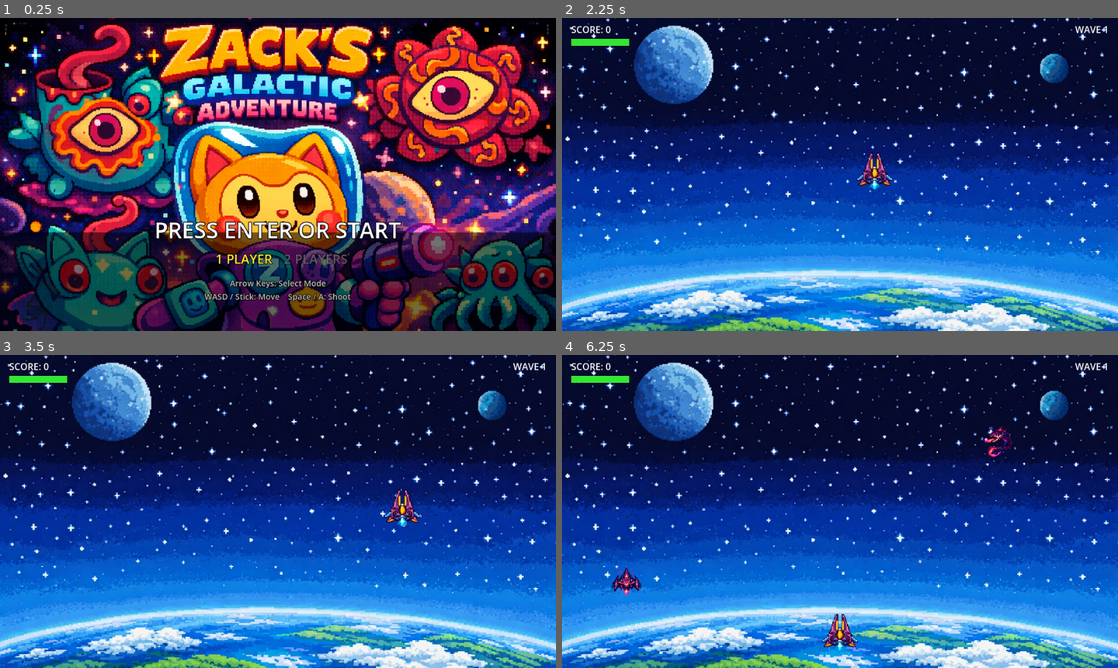
Above: before the commit, frames 1-4 (two rows, left to right).
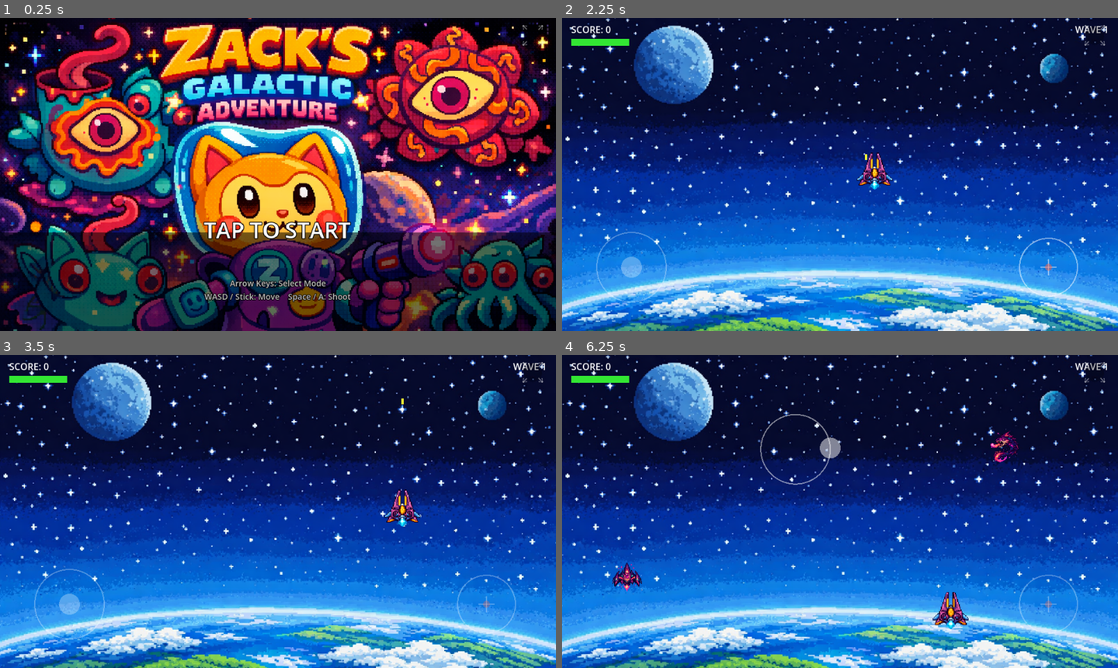
Above: after the commit, the same moments.

Repository: dhalarewich/zack
Game: Godot game, scene res://scenes/main.tscn
The game is run twice, just before and just after one commit, with the same random seed, the same clock (stepped at 60 frames per second) and the same inputs. Sound files missing from this copy of the repository are replaced by a short silence.
Inputs (mouse positions are in pixels of both pictures, inside the frame that each line leads up to):
- Up to frame 1 (0.25 s): no input
- Up to frame 2 (2.25 s): tap Enter (accept) at 0.5, 2 s; move the mouse to (962, 158) at 0.52 s; hold D (move_right) 0.53-1.25 s; hold Enter (accept) 0.53-1.25 s; click (962, 158) at 0.67 s; tap Space (shoot) at 0.8 s; drag from (728, 190) to (812, 237) at 1.27 s; move the mouse to (895, 105) at 2.02 s; hold D (move_right) from 2.03 s (still down); hold Enter (accept) from 2.03 s (still down); click (895, 105) at 2.17 s
- Up to frame 3 (3.5 s): tap Space (shoot) at 2.3 s; release D (move_right) at 2.75 s; release Enter (accept) at 2.75 s; drag from (250, 574) to (111, 464) at 2.77 s
- Up to frame 4 (6.25 s): move the mouse to (1006, 558) at 3.52 s; hold A (move_left) 3.53-4.25 s; tap Backspace at 3.6 s; click (1006, 558) at 3.67 s; tap Space (shoot) at 3.8, 5.3 s; drag from (673, 464) to (756, 433) at 4.27 s; move the mouse to (867, 511) at 5.02 s; hold S (move_down) 5.03-5.75 s; hold Enter (accept) 5.03-5.75 s; click (867, 511) at 5.17 s; drag from (756, 433) to (1012, 423) at 5.77 s

The runs differ from the first frame. In frame 1, 2.1% of the frame differs, in the area x 28-98%, y 2-79%; in frame 2, 0.6%; in frame 3, 0.6%; in frame 4, 2.1%.

Commit message:
Add mobile touch controls, fullscreen button, and iOS Safari audio fix
Virtual joystick (left) and fire button (right) appear on touch devices
during gameplay, injecting synthetic input via Input.action_press/release
so player.gd needs zero changes. Multi-touch supported via finger index
tracking. Menu screens accept tap input (tap to start, retry, skip, etc.).

Fullscreen toggle button (expand/collapse icon, top-right) persists across
all screens on touch devices via main.gd.

iOS Safari audio fix: deploy workflow injects a script that patches the
AudioContext constructor to track and resume all instances on first user
gesture. Title music is also deferred on first load to avoid playing
before any interaction.

Co-Authored-By: Claude Opus 4.6 <noreply@anthropic.com>

Diff:
--- /dev/null
+++ b/game/scenes/fullscreen_button.tscn
@@ -0,0 +1,7 @@
+[gd_scene load_steps=2 format=3]
+
+[ext_resource type="Script" path="res://scripts/fullscreen_button.gd" id="1"]
+
+[node name="FullscreenButton" type="CanvasLayer"]
+layer = 99
+script = ExtResource("1")
--- /dev/null
+++ b/game/scenes/touch_controls.tscn
@@ -0,0 +1,7 @@
+[gd_scene load_steps=2 format=3]
+
+[ext_resource type="Script" path="res://scripts/touch_controls.gd" id="1"]
+
+[node name="TouchControls" type="CanvasLayer"]
+layer = 100
+script = ExtResource("1")
--- /dev/null
+++ b/game/scripts/fullscreen_button.gd
@@ -0,0 +1,88 @@
+extends CanvasLayer
+## Global fullscreen toggle button for touch devices.
+## Added once by main.gd so it persists across all screens.
+## Draws a small expand/collapse icon in the top-right corner.
+
+const ICON_CENTER := Vector2(920.0, 30.0)
+const TAP_RADIUS: float = 30.0
+const ARROW_SIZE: float = 7.0
+const ARROW_OFFSET: float = 10.0
+
+var _draw_node: Control
+
+
+func _ready() -> void:
+	layer = 99
+	if not DisplayServer.is_touchscreen_available():
+		visible = false
+		set_process_input(false)
+		return
+
+	_draw_node = Control.new()
+	_draw_node.name = "DrawLayer"
+	_draw_node.set_anchors_preset(Control.PRESET_FULL_RECT)
+	_draw_node.mouse_filter = Control.MOUSE_FILTER_IGNORE
+	_draw_node.draw.connect(_on_draw)
+	add_child(_draw_node)
+
+
+func _input(event: InputEvent) -> void:
+	if event is InputEventScreenTouch and event.pressed:
+		var vp_pos: Vector2 = _screen_to_viewport(event.position)
+		if vp_pos.distance_to(ICON_CENTER) <= TAP_RADIUS:
+			_toggle_fullscreen()
+			_draw_node.queue_redraw()
+			get_viewport().set_input_as_handled()
+
+
+func _toggle_fullscreen() -> void:
+	var is_full: bool = DisplayServer.window_get_mode() == DisplayServer.WINDOW_MODE_FULLSCREEN
+	if is_full:
+		DisplayServer.window_set_mode(DisplayServer.WINDOW_MODE_WINDOWED)
+	else:
+		DisplayServer.window_set_mode(DisplayServer.WINDOW_MODE_FULLSCREEN)
+
+
+func _screen_to_viewport(screen_pos: Vector2) -> Vector2:
+	return get_viewport().get_screen_transform().affine_inverse() * screen_pos
+
+
+func _on_draw() -> void:
+	var is_full: bool = DisplayServer.window_get_mode() == DisplayServer.WINDOW_MODE_FULLSCREEN
+	var alpha: float = 0.35
+	var color := Color(1.0, 1.0, 1.0, alpha)
+
+	# Background circle
+	_draw_node.draw_circle(ICON_CENTER, 16.0, Color(0.0, 0.0, 0.0, 0.25))
+
+	if is_full:
+		# Collapse arrows — four arrows pointing inward
+		_draw_corner_arrow(Vector2(-1.0, -1.0), true, color)
+		_draw_corner_arrow(Vector2(1.0, -1.0), true, color)
+		_draw_corner_arrow(Vector2(-1.0, 1.0), true, color)
+		_draw_corner_arrow(Vector2(1.0, 1.0), true, color)
+	else:
+		# Expand arrows — four arrows pointing outward
+		_draw_corner_arrow(Vector2(-1.0, -1.0), false, color)
+		_draw_corner_arrow(Vector2(1.0, -1.0), false, color)
+		_draw_corner_arrow(Vector2(-1.0, 1.0), false, color)
+		_draw_corner_arrow(Vector2(1.0, 1.0), false, color)
+
+
+func _draw_corner_arrow(direction: Vector2, inward: bool, color: Color) -> void:
+	var corner: Vector2 = ICON_CENTER + direction * ARROW_OFFSET
+	var tip: Vector2
+	if inward:
+		tip = ICON_CENTER + direction * 3.0
+	else:
+		tip = corner + direction * ARROW_SIZE
+	_draw_node.draw_line(corner, tip, color, 2.0)
+	# Small arrowhead lines
+	var perp := Vector2(-direction.y, direction.x) * 3.0
+	var back: Vector2
+	if inward:
+		back = tip + direction * 4.0
+	else:
+		back = tip - direction * 4.0
+	_draw_node.draw_line(tip, back + perp, color, 1.5)
+	_draw_node.draw_line(tip, back - perp, color, 1.5)
--- a/game/scripts/game_over.gd
+++ b/game/scripts/game_over.gd
@@ -20,6 +20,8 @@
 func _ready() -> void:
 	if _score_label:
 		_score_label.text = "SCORE: " + str(_final_score)
+	if DisplayServer.is_touchscreen_available() and _retry_label:
+		_retry_label.text = "TAP TO RETRY"
 	_input_cooldown = 0.5
 
 
@@ -31,6 +33,10 @@
 func _unhandled_input(event: InputEvent) -> void:
 	if _input_cooldown > 0.0:
 		return
+	if event is InputEventScreenTouch and event.pressed:
+		retry_game.emit()
+		get_viewport().set_input_as_handled()
+		return
 	if event.is_action_pressed("accept"):
 		retry_game.emit()
 		get_viewport().set_input_as_handled()
--- a/game/scripts/gameplay.gd
+++ b/game/scripts/gameplay.gd
@@ -10,6 +10,7 @@
 const EnemyScene: PackedScene = preload("res://scenes/enemy.tscn")
 const BossScene: PackedScene = preload("res://scenes/boss.tscn")
 const PowerUpScene: PackedScene = preload("res://scenes/power_up.tscn")
+const TouchControlsScene: PackedScene = preload("res://scenes/touch_controls.tscn")
 const PLAYER2_SPRITE_PATH: String = "res://assets/sprites/player-ship2.png"
 const ENEMY_SPRITES: Array[String] = [
 	"res://assets/sprites/enemy-1.png",
@@ -82,6 +83,8 @@
 	_wave_delay_timer.timeout.connect(_on_wave_delay_timeout)
 	_start_music()
 	_start_wave()
+	if DisplayServer.is_touchscreen_available():
+		add_child(TouchControlsScene.instantiate())
 
 
 func _spawn_players() -> void:
--- a/game/scripts/level_intro.gd
+++ b/game/scripts/level_intro.gd
@@ -38,7 +38,14 @@
 
 
 func _unhandled_input(event: InputEvent) -> void:
-	if _can_skip and event.is_action_pressed("accept"):
+	if not _can_skip:
+		return
+	if event is InputEventScreenTouch and event.pressed:
 		intro_finished.emit()
 		set_process(false)
 		get_viewport().set_input_as_handled()
+		return
+	if event.is_action_pressed("accept"):
+		intro_finished.emit()
+		set_process(false)
+		get_viewport().set_input_as_handled()
--- a/game/scripts/main.gd
+++ b/game/scripts/main.gd
@@ -11,6 +11,7 @@
 const GameplayScene: PackedScene = preload("res://scenes/gameplay.tscn")
 const GameOverScene: PackedScene = preload("res://scenes/game_over.tscn")
 const VictoryScene: PackedScene = preload("res://scenes/victory_screen.tscn")
+const FullscreenButtonScene: PackedScene = preload("res://scenes/fullscreen_button.tscn")
 
 const TITLE_MUSIC_PATH: String = "res://assets/audio/title-music.mp3"
 const GAMEOVER_MUSIC_PATH: String = "res://assets/audio/gameover-music.mp3"
@@ -24,11 +25,14 @@
 var _title_music: AudioStreamPlayer
 var _gameover_music: AudioStreamPlayer
 var _ending_music: AudioStreamPlayer
+var _first_show: bool = true
 
 
 func _ready() -> void:
 	_setup_music_players()
 	_show_title()
+	if DisplayServer.is_touchscreen_available():
+		add_child(FullscreenButtonScene.instantiate())
 
 
 func _setup_music_players() -> void:
@@ -61,7 +65,12 @@
 	var title: Control = TitleScene.instantiate()
 	title.start_game.connect(_start_new_game)
 	_set_scene(title)
-	_play_music(_title_music)
+	# Defer title music on first load so iOS Safari AudioContext can be
+	# resumed by a user gesture before any audio plays.
+	if _first_show:
+		_first_show = false
+	else:
+		_play_music(_title_music)
 
 
 func _start_new_game(player_count: int = 1) -> void:
--- a/game/scripts/title_screen.gd
+++ b/game/scripts/title_screen.gd
@@ -21,6 +21,14 @@
 	if _mode2_label:
 		_dim_settings = _mode2_label.label_settings
 	_update_mode_labels()
+	# On touch devices, hide 2P option and update prompt
+	if DisplayServer.is_touchscreen_available():
+		if _prompt_label:
+			_prompt_label.text = "TAP TO START"
+		if _mode1_label:
+			_mode1_label.visible = false
+		if _mode2_label:
+			_mode2_label.visible = false
 
 
 func _process(delta: float) -> void:
@@ -31,6 +39,10 @@
 
 
 func _unhandled_input(event: InputEvent) -> void:
+	if event is InputEventScreenTouch and event.pressed:
+		start_game.emit(1)
+		get_viewport().set_input_as_handled()
+		return
 	if event.is_action_pressed("move_left") or event.is_action_pressed("move_right"):
 		_selected_mode = 2 if _selected_mode == 1 else 1
 		_update_mode_labels()
--- /dev/null
+++ b/game/scripts/touch_controls.gd
@@ -0,0 +1,174 @@
+extends CanvasLayer
+## Virtual on-screen touch controls for mobile web.
+## Renders a joystick (left) and fire button (right) and injects synthetic
+## input via Input.action_press / Input.action_release so player.gd needs
+## zero changes.
+
+const JOYSTICK_CENTER := Vector2(120.0, 430.0)
+const JOYSTICK_RADIUS: float = 60.0
+const JOYSTICK_DEAD_ZONE: float = 12.0
+
+const FIRE_CENTER := Vector2(840.0, 430.0)
+const FIRE_RADIUS: float = 50.0
+
+const BASE_ALPHA: float = 0.3
+const ACTIVE_ALPHA: float = 0.5
+
+var _joystick_finger: int = -1
+var _joystick_start: Vector2 = Vector2.ZERO
+var _joystick_current: Vector2 = Vector2.ZERO
+var _fire_finger: int = -1
+
+var _draw_node: Control
+
+
+func _ready() -> void:
+	layer = 100
+	if not DisplayServer.is_touchscreen_available():
+		visible = false
+		set_process_input(false)
+		return
+
+	_draw_node = Control.new()
+	_draw_node.name = "DrawLayer"
+	_draw_node.set_anchors_preset(Control.PRESET_FULL_RECT)
+	_draw_node.mouse_filter = Control.MOUSE_FILTER_IGNORE
+	_draw_node.draw.connect(_on_draw)
+	add_child(_draw_node)
+
+
+func _input(event: InputEvent) -> void:
+	if event is InputEventScreenTouch:
+		_handle_touch(event as InputEventScreenTouch)
+	elif event is InputEventScreenDrag:
+		_handle_drag(event as InputEventScreenDrag)
+
+
+func _handle_touch(event: InputEventScreenTouch) -> void:
+	var vp_pos: Vector2 = _screen_to_viewport(event.position)
+
+	if event.pressed:
+		# Left half → joystick
+		if vp_pos.x < 480.0 and _joystick_finger == -1:
+			_joystick_finger = event.index
+			_joystick_start = vp_pos
+			_joystick_current = vp_pos
+			_draw_node.queue_redraw()
+			get_viewport().set_input_as_handled()
+		# Right half → fire
+		elif vp_pos.x >= 480.0 and _fire_finger == -1:
+			_fire_finger = event.index
+			Input.action_press("shoot")
+			_draw_node.queue_redraw()
+			get_viewport().set_input_as_handled()
+	else:
+		if event.index == _joystick_finger:
+			_joystick_finger = -1
+			Input.action_release("move_left")
+			Input.action_release("move_right")
+			Input.action_release("move_up")
+			Input.action_release("move_down")
+			_draw_node.queue_redraw()
+			get_viewport().set_input_as_handled()
+		elif event.index == _fire_finger:
+			_fire_finger = -1
+			Input.action_release("shoot")
+			_draw_node.queue_redraw()
+			get_viewport().set_input_as_handled()
+
+
+func _handle_drag(event: InputEventScreenDrag) -> void:
+	if event.index == _joystick_finger:
+		var vp_pos: Vector2 = _screen_to_viewport(event.position)
+		_joystick_current = vp_pos
+		_apply_joystick_input()
+		_draw_node.queue_redraw()
+		get_viewport().set_input_as_handled()
+
+
+func _apply_joystick_input() -> void:
+	var delta_vec: Vector2 = _joystick_current - _joystick_start
+	var dist: float = delta_vec.length()
+
+	if dist < JOYSTICK_DEAD_ZONE:
+		Input.action_release("move_left")
+		Input.action_release("move_right")
+		Input.action_release("move_up")
+		Input.action_release("move_down")
+		return
+
+	var clamped: Vector2 = delta_vec
+	if dist > JOYSTICK_RADIUS:
+		clamped = delta_vec.normalized() * JOYSTICK_RADIUS
+
+	var strength: Vector2 = clamped / JOYSTICK_RADIUS
+
+	# Horizontal
+	if strength.x < 0.0:
+		Input.action_press("move_left", absf(strength.x))
+		Input.action_release("move_right")
+	elif strength.x > 0.0:
+		Input.action_press("move_right", absf(strength.x))
+		Input.action_release("move_left")
+	else:
+		Input.action_release("move_left")
+		Input.action_release("move_right")
+
+	# Vertical
+	if strength.y < 0.0:
+		Input.action_press("move_up", absf(strength.y))
+		Input.action_release("move_down")
+	elif strength.y > 0.0:
+		Input.action_press("move_down", absf(strength.y))
+		Input.action_release("move_up")
+	else:
+		Input.action_release("move_up")
+		Input.action_release("move_down")
+
+
+func _screen_to_viewport(screen_pos: Vector2) -> Vector2:
+	return get_viewport().get_screen_transform().affine_inverse() * screen_pos
+
+
+func _on_draw() -> void:
+	_draw_joystick()
+	_draw_fire_button()
+
+
+func _draw_joystick() -> void:
+	var active: bool = _joystick_finger != -1
+	var alpha: float = ACTIVE_ALPHA if active else BASE_ALPHA
+
+	# Outer ring
+	var base_center: Vector2 = _joystick_start if active else JOYSTICK_CENTER
+	_draw_node.draw_arc(
+		base_center, JOYSTICK_RADIUS, 0.0, TAU, 48, Color(1.0, 1.0, 1.0, alpha), 2.0
+	)
+
+	# Inner knob
+	var knob_pos: Vector2 = base_center
+	if active:
+		var delta_vec: Vector2 = _joystick_current - _joystick_start
+		if delta_vec.length() > JOYSTICK_RADIUS:
+			delta_vec = delta_vec.normalized() * JOYSTICK_RADIUS
+		knob_pos = base_center + delta_vec
+	_draw_node.draw_circle(knob_pos, 18.0, Color(1.0, 1.0, 1.0, alpha))
+
+
+func _draw_fire_button() -> void:
+	var active: bool = _fire_finger != -1
+	var alpha: float = ACTIVE_ALPHA if active else BASE_ALPHA
+
+	# Outer ring
+	_draw_node.draw_arc(FIRE_CENTER, FIRE_RADIUS, 0.0, TAU, 48, Color(1.0, 1.0, 1.0, alpha), 2.0)
+
+	# Crosshair icon
+	var s: float = 14.0
+	var line_color := Color(1.0, 1.0, 1.0, alpha)
+	_draw_node.draw_line(
+		FIRE_CENTER + Vector2(0.0, -s), FIRE_CENTER + Vector2(0.0, s), line_color, 2.0
+	)
+	_draw_node.draw_line(
+		FIRE_CENTER + Vector2(-s, 0.0), FIRE_CENTER + Vector2(s, 0.0), line_color, 2.0
+	)
+	_draw_node.draw_circle(FIRE_CENTER, 6.0, Color(1.0, 0.4, 0.3, alpha))
--- a/game/scripts/victory_screen.gd
+++ b/game/scripts/victory_screen.gd
@@ -32,18 +32,32 @@
 	if _score_label:
 		_score_label.text = "FINAL SCORE: " + str(_final_score)
 
+	var is_touch: bool = DisplayServer.is_touchscreen_available()
+
 	if HighScores.is_high_score(_final_score):
-		_state = State.ENTERING_INITIALS
-		_update_initials_display()
-		if _prompt_label:
-			_prompt_label.text = "ENTER YOUR INITIALS"
+		if is_touch:
+			# No keyboard on mobile — auto-submit initials as "ZAK"
+			_initials = "ZAK"
+			HighScores.insert_score(_initials, _final_score)
+			_state = State.SHOWING_SCORES
+			_show_leaderboard()
+			if _prompt_label:
+				_prompt_label.text = "TAP TO CONTINUE"
+		else:
+			_state = State.ENTERING_INITIALS
+			_update_initials_display()
+			if _prompt_label:
+				_prompt_label.text = "ENTER YOUR INITIALS"
 	else:
 		_state = State.SHOWING_SCORES
 		_show_leaderboard()
 		if _initials_label:
 			_initials_label.visible = false
 		if _prompt_label:
-			_prompt_label.text = "PRESS ENTER TO CONTINUE"
+			if is_touch:
+				_prompt_label.text = "TAP TO CONTINUE"
+			else:
+				_prompt_label.text = "PRESS ENTER TO CONTINUE"
 
 	_input_cooldown = 0.5
 
@@ -55,6 +69,12 @@
 
 func _unhandled_input(event: InputEvent) -> void:
 	if _input_cooldown > 0.0:
+		return
+
+	if event is InputEventScreenTouch and event.pressed:
+		if _state == State.SHOWING_SCORES:
+			go_to_title.emit()
+			get_viewport().set_input_as_handled()
 		return
 
 	if _state == State.ENTERING_INITIALS:
Not shown, changed: .github/workflows/deploy-web.yml
